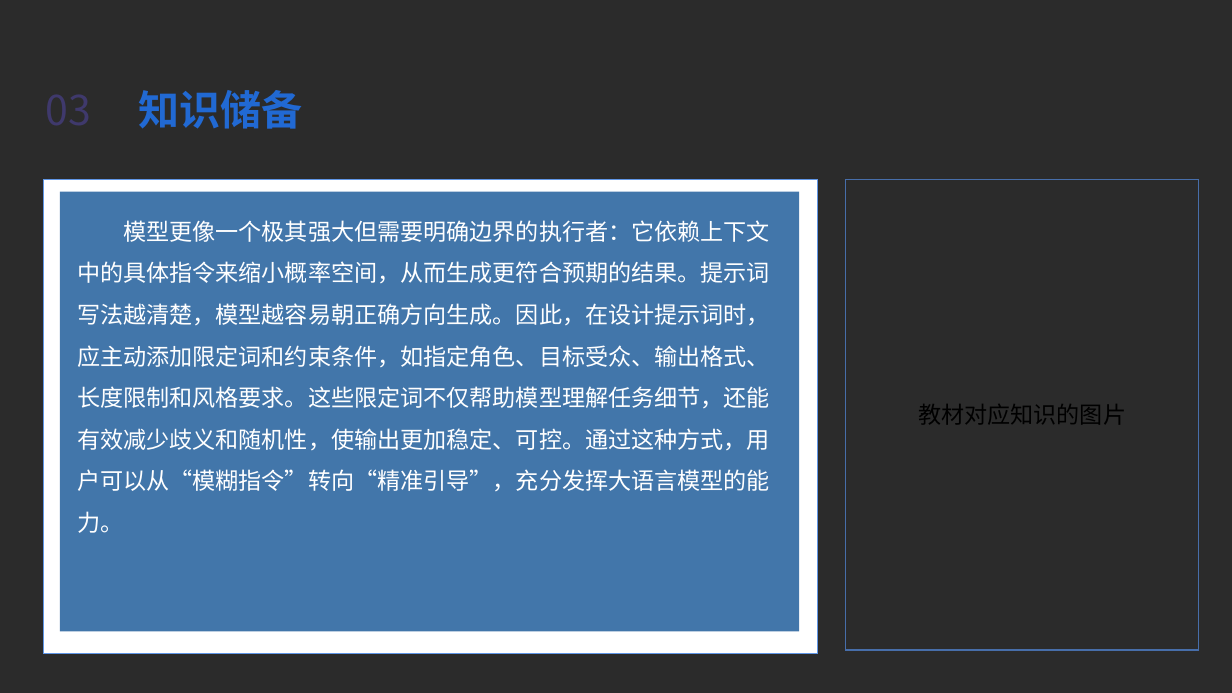
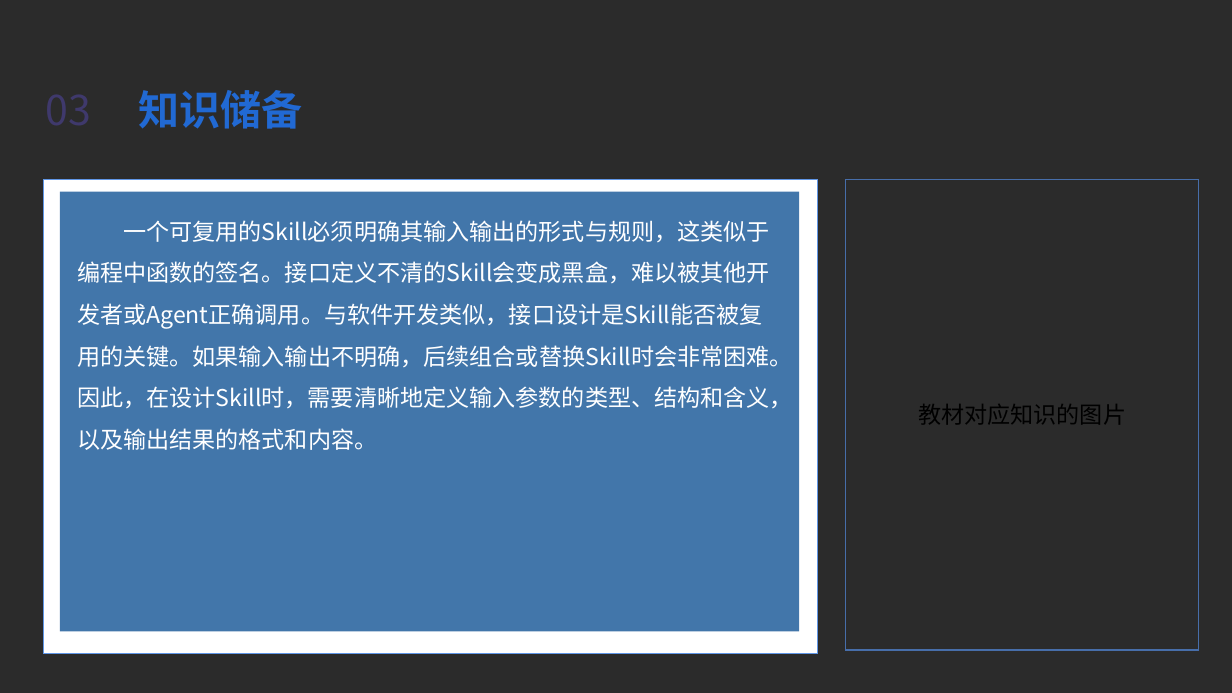
Before and after one commit to Silence1628/Ai_PPT, a slide deck: slide 19 of output/1.2_提示词工程.pptx. Drawn at 1232x693 pixels with LibreOffice and Linux fonts; fonts in the diff are those of the drawing; background and template pictures are left out; a plain dark background stands for a picture behind light text. Boxes give left, top, right and bottom in pixels: in the first picture for what was removed or moved away, otherwise in the second. Text is boxed around its words. In the diff, an @@ line names an element or a change of style, - is before the commit and + after.

```diff
--- a/output/1.2_提示词工程.pptx
+++ b/output/1.2_提示词工程.pptx
@@ text at (77,220,793,450): text changed @@
-模型更像一个极其强大但需要明确边界的执行者：它依赖上下文中的具体指令来缩小概率空间，从而生成更符合预期的结果。提示词写法越清楚，模型越容易朝正确方向生成。因此，在设计提示词时，应主动添加限定词和约束条件，如指定角色、目标受众、输出格式、长度限制和风格要求。这些限定词不仅帮助模型理解任务细节，还能有效减少歧义和随机性，使输出更加稳定、可控。通过这种方式，用户可以从“模糊指令”转向“精准引导”，充分发挥大语言模型的能力。
+一个可复用的Skill必须明确其输入输出的形式与规则，这类似于编程中函数的签名。接口定义不清的Skill会变成黑盒，难以被其他开发者或Agent正确调用。与软件开发类似，接口设计是Skill能否被复用的关键。如果输入输出不明确，后续组合或替换Skill时会非常困难。因此，在设计Skill时，需要清晰地定义输入参数的类型、结构和含义，以及输出结果的格式和内容。
```
Also in this commit, not shown: 13 other slides changed, 11 slides added, 10 slides removed, 10 other files.
